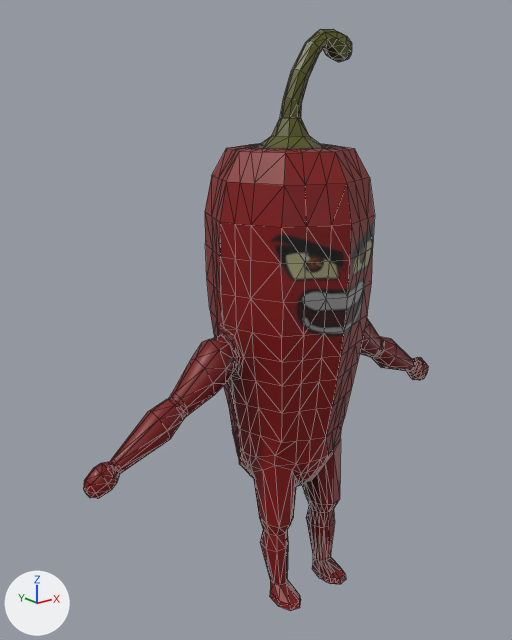
A saved change to the COLLADA model SpicyHero/Game.scnassets/character/jumping.dae.
Both versions are drawn from a camera (50 mm lens) standing at (-6.65, -7.59, 7.48) and looking at (-0.34, 0.29, 4.32). Arrows for +X, +Y and +Z are at lower left; the lights stay in place. Mesh edges are drawn as thin lines.
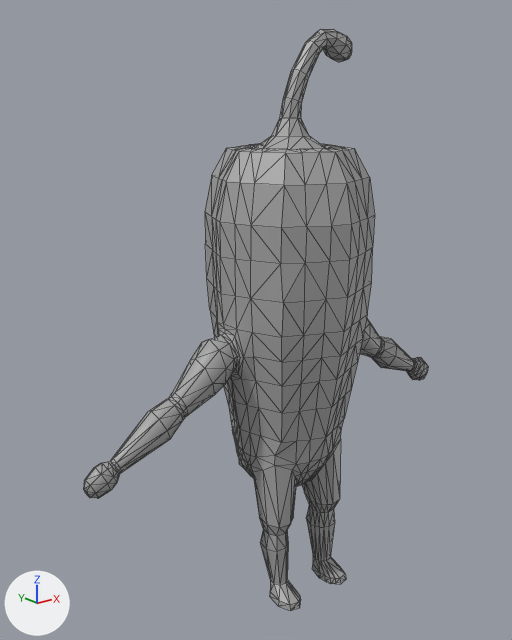
The newer file is also turned or shifted as a whole; pictures and numbers use the older file's frame.

Pixel boxes [x1, y1, x2, y2] of what changed, in the pictures (512 x 640 px):
```json
{"object": "Circle", "change": "surface changed", "before": [83, 29, 428, 611], "after": [83, 29, 428, 611], "on screen": "red to grey"}
```

Scene script edits in JSON lines:
```json
{"op": "remove", "block": "mat_material_001", "code": "mat_material_001.texture = img_peppertexture_jpg"}
{"op": "add", "block": "mat_material_001", "code": "mat_material_001.base_color = (0.367, 0.367, 0.367)  # grey #a3a3a3"}
```
